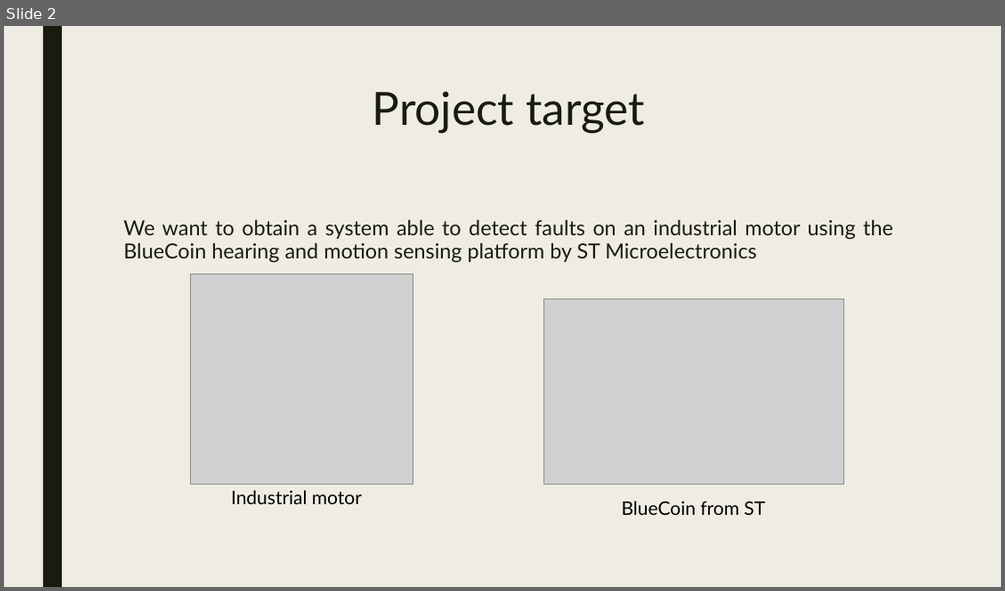
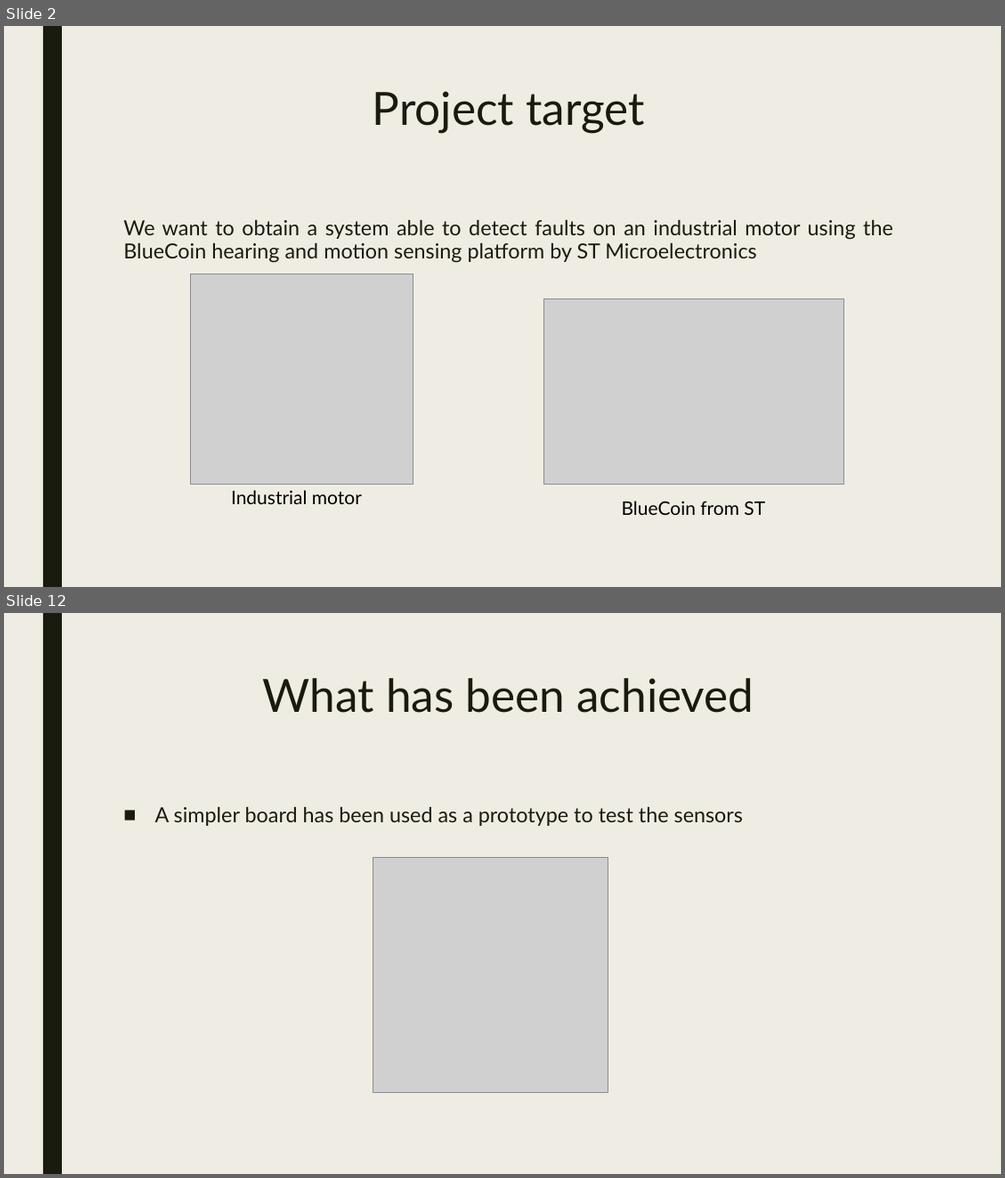
Before and after one commit to urzino/FanMonitoringBlueCoin, a slide deck: Pervasive_presentation_Milestone1_group8.pptx. Shown one above the other, each under a label of ours: slide 2 before the commit, slides 2 and 12 after it; the slides between them are not shown. The pictures are 1005x591 and 1005x1178 pixels, drawn with LibreOffice and Linux fonts; fonts in the diff are those of the drawing; grey boxes stand for pictures. Boxes give left, top, right and bottom in pixels: in the first picture for what was removed or moved away, otherwise in the second. Text is boxed around its words. In the diff, an @@ line names an element or a change of style, - is before the commit and + after.

```diff
--- a/Pervasive_presentation_Milestone1_group8.pptx
+++ b/Pervasive_presentation_Milestone1_group8.pptx
@@ slide 12 added at [4,613,1001,1174], background #EFEDE3; not listed: 1 template element that a slide beside it also shows @@
@@ title added at [263,678,753,713], 44 pt, text #191B0E @@
+What has been achieved
@@ text added at [155,806,743,826], 20 pt, text #191B0E @@
+■ A simpler board has been used as a prototype to test the sensors
@@ picture added at [373,858,607,1093] @@
```
Also in this commit, not shown: 8 slides changed, 7 other slides added, 1 slide removed, 1 other file.
